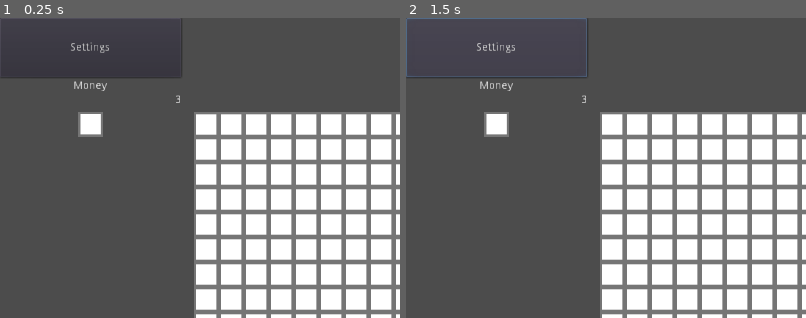
Above: before the commit, frames 1-2 (left to right).
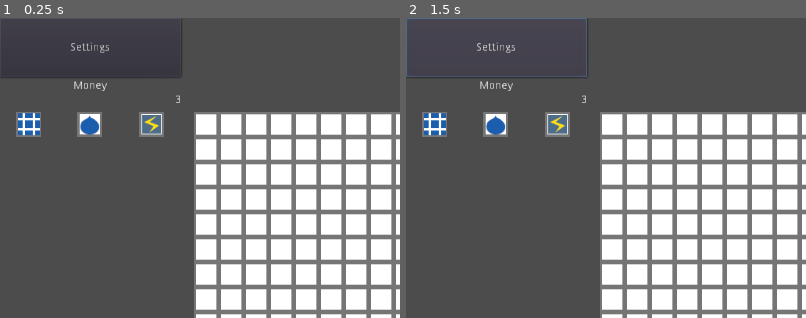
Above: after the commit, the same moments.

Repository: Marcuss2/openreactor
Game: Godot game, scene res://scenes/Main.tscn
Same seed, same stepped clock (60 frames per second), same inputs: the game is played once before the commit and once after it.
Inputs (mouse positions are % of the whole screen's width and height, from its top left):
- Up to frame 1 (0.25 s): no input
- Up to frame 2 (1.5 s): tap Enter at 0.5 s; move the mouse to (26, 18) at 0.52 s; click (26, 18) at 0.67 s; click "Settings" at 1.25 s
The pictures show only the part of the screen within x 0-50%, y 0-50%; the shares and areas given below are measured in that part.

The runs differ from the first frame. In frame 1, 1.4% of the frame differs, in the area x 4-41%, y 31-40%; in frame 2, 1.4%.

Commit message:
Reworked UI and added sell price

Diff:
--- a/scenes/Control.tscn
+++ b/scenes/Control.tscn
@@ -1,8 +1,11 @@
-[gd_scene load_steps=4 format=2]
+[gd_scene load_steps=7 format=2]
 
 [ext_resource path="res://scripts/Control.gd" type="Script" id=1]
 [ext_resource path="res://scripts/MoneyCount.gd" type="Script" id=2]
 [ext_resource path="res://scenes/TilePick.tscn" type="PackedScene" id=3]
+[ext_resource path="res://assets/solar.png" type="Texture" id=4]
+[ext_resource path="res://assets/water.png" type="Texture" id=5]
+[ext_resource path="res://assets/lowgen.png" type="Texture" id=6]
 
 [node name="UI" type="Control"]
 light_mask = 0
@@ -69,5 +72,21 @@
 alignment = 2
 
 [node name="TilePick" parent="LeftContainer/VBoxContainer/HBoxContainer" instance=ExtResource( 3 )]
+id = 1
+texture = ExtResource( 4 )
+
+[node name="TilePick2" parent="LeftContainer/VBoxContainer/HBoxContainer" instance=ExtResource( 3 )]
+margin_left = 78.0
+margin_right = 152.0
+id = 2
+texture = ExtResource( 5 )
+
+[node name="TilePick3" parent="LeftContainer/VBoxContainer/HBoxContainer" instance=ExtResource( 3 )]
+margin_left = 156.0
 margin_right = 232.0
+id = 3
+texture = ExtResource( 6 )
 [connection signal="pressed" from="GeneralContainer/VBoxContainer/Button" to="." method="_on_Settings_Button_pressed"]
+[connection signal="clicked" from="LeftContainer/VBoxContainer/HBoxContainer/TilePick" to="." method="_on_Tile_Button_pressed"]
+[connection signal="clicked" from="LeftContainer/VBoxContainer/HBoxContainer/TilePick2" to="." method="_on_Tile_Button_pressed"]
+[connection signal="clicked" from="LeftContainer/VBoxContainer/HBoxContainer/TilePick3" to="." method="_on_Tile_Button_pressed"]
--- a/scenes/Global.tscn
+++ b/scenes/Global.tscn
@@ -8,4 +8,5 @@
 
 [node name="Global" type="Node"]
 script = ExtResource( 1 )
+cost = [ 0, 1, 1, 1 ]
 tile_resource = [ ExtResource( 2 ), ExtResource( 3 ), ExtResource( 4 ), ExtResource( 5 ) ]
--- a/scenes/TilePick.tscn
+++ b/scenes/TilePick.tscn
@@ -1,14 +1,19 @@
-[gd_scene load_steps=2 format=2]
+[gd_scene load_steps=3 format=2]
 
-[ext_resource path="res://assets/empty_tile.png" type="Texture" id=1]
+[ext_resource path="res://scripts/TilePick.gd" type="Script" id=1]
+[ext_resource path="res://assets/empty_tile.png" type="Texture" id=2]
 
-[node name="TilePick" type="CenterContainer"]
+[node name="TilePick" type="CenterContainer" groups=[
+"tile_buttons",
+]]
 margin_right = 74.0
 margin_bottom = 32.0
 size_flags_horizontal = 3
+script = ExtResource( 1 )
 
 [node name="TextureRect" type="TextureRect" parent="."]
 margin_left = 21.0
 margin_right = 53.0
 margin_bottom = 32.0
-texture = ExtResource( 1 )
+texture = ExtResource( 2 )
+[connection signal="gui_input" from="TextureRect" to="." method="_on_TextureRect_gui_input"]
--- a/scripts/Control.gd
+++ b/scripts/Control.gd
@@ -1,14 +1,6 @@
 extends Control
 
 signal tile_select
-
-# Called when the node enters the scene tree for the first time.
-func _ready():
-	pass # Replace with function body.
-
-# Called every frame. 'delta' is the elapsed time since the previous frame.
-#func _process(delta):
-#	pass
 
 
 func _on_Settings_Button_pressed():
@@ -17,4 +9,5 @@
 
 func _on_Tile_Button_pressed(tile_id):
 	print_debug("Tile id: " + str(tile_id) + " selected")
+	get_tree().call_group("tile_buttons", "reset_select", tile_id)
 	emit_signal("tile_select", tile_id)
--- a/scripts/Global.gd
+++ b/scripts/Global.gd
@@ -1,5 +1,6 @@
 extends Node
 
+export var cost = []
 export var tile_resource = []
 var money = 5
 
--- a/scripts/PowerTile.gd
+++ b/scripts/PowerTile.gd
@@ -1,6 +1,6 @@
 extends "res://scripts/Tile.gd"
 
-export (int) var power_gen = 1
+export var power_gen = 1
 
 func tile_logic(tiles):
 	var heat = .get_entity("Heat")
@@ -9,3 +9,8 @@
 		heat.amount -= power_gen
 		water.amount -= power_gen
 		Global.money += power_gen
+
+func get_sell_cost():
+	if power_gen == 1:
+		return 1
+	return .get_sell_cost()
--- a/scripts/Tile.gd
+++ b/scripts/Tile.gd
@@ -4,8 +4,8 @@
 signal exploded
 signal clear
 
-export (int) var id = 0
-export (int) var cost = 0
+export var id = 0
+export var cost = 0
 var tile_entities = {}
 
 var x_indice = 0
@@ -48,9 +48,17 @@
 	return tile_entities[entity_name]
 
 
+func get_sell_cost():
+	if has_entity("Heat"):
+		var heat = get_entity("Heat")
+		return cost - int(cost * ceil(float(heat.amount) / heat.capacity))
+	return cost
+
+
 func _on_Tile_input_event(viewport, event, shape_idx):
 	if event is InputEventMouseButton:
 		if event.button_index == BUTTON_LEFT and event.pressed:
 			emit_signal("clicked", x_indice, y_indice)
 		if event.button_index == BUTTON_RIGHT and event.pressed:
+			Global.money += get_sell_cost()
 			emit_signal("clear", x_indice, y_indice)
--- /dev/null
+++ b/scripts/TilePick.gd
@@ -0,0 +1,38 @@
+extends CenterContainer
+
+signal clicked
+
+export var id = 0
+export (Texture) var texture
+export var selected = Color(0.5, 0.5, 1)
+export var unavaiable = Color(1, 1, 1, 0.5)
+
+var is_selected = false
+var cost = 1
+
+func _ready():
+	$TextureRect.texture = texture
+	cost = Global.cost[id]
+
+func _on_TextureRect_gui_input(event):
+	if event is InputEventMouseButton:
+		if event.button_index == BUTTON_LEFT and event.pressed and !is_selected:
+			emit_signal("clicked", id)
+
+
+func reset_select(id):
+	if id == self.id:
+		is_selected = true
+	else:
+		is_selected = false
+
+
+func _process(delta):
+	if cost > Global.money and is_selected:
+		$TextureRect.modulate = selected.blend(unavaiable)
+	elif cost > Global.money:
+		$TextureRect.modulate = unavaiable
+	elif is_selected:
+		$TextureRect.modulate = selected
+	else:
+		$TextureRect.modulate = Color(1, 1, 1)
